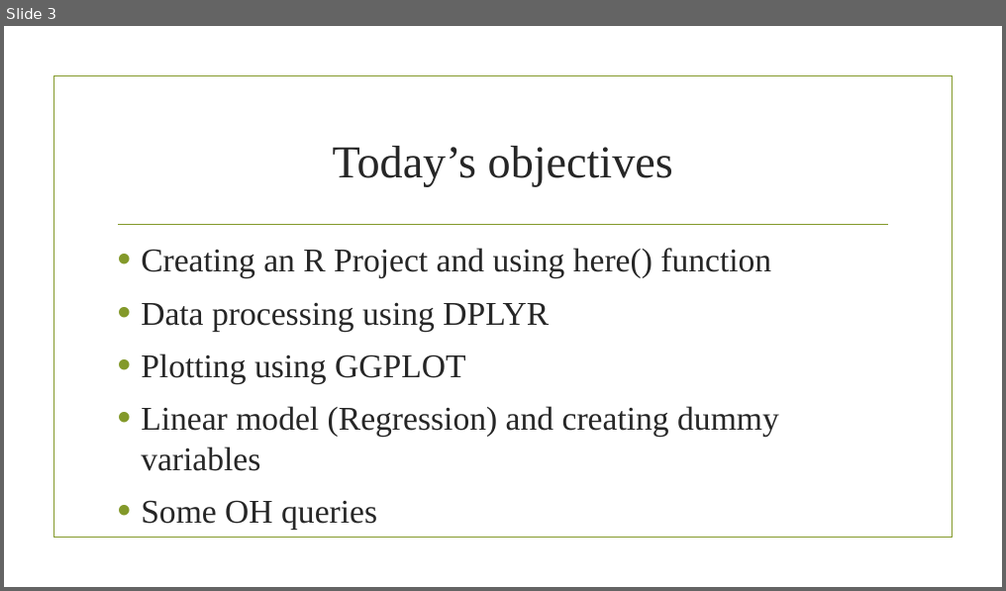
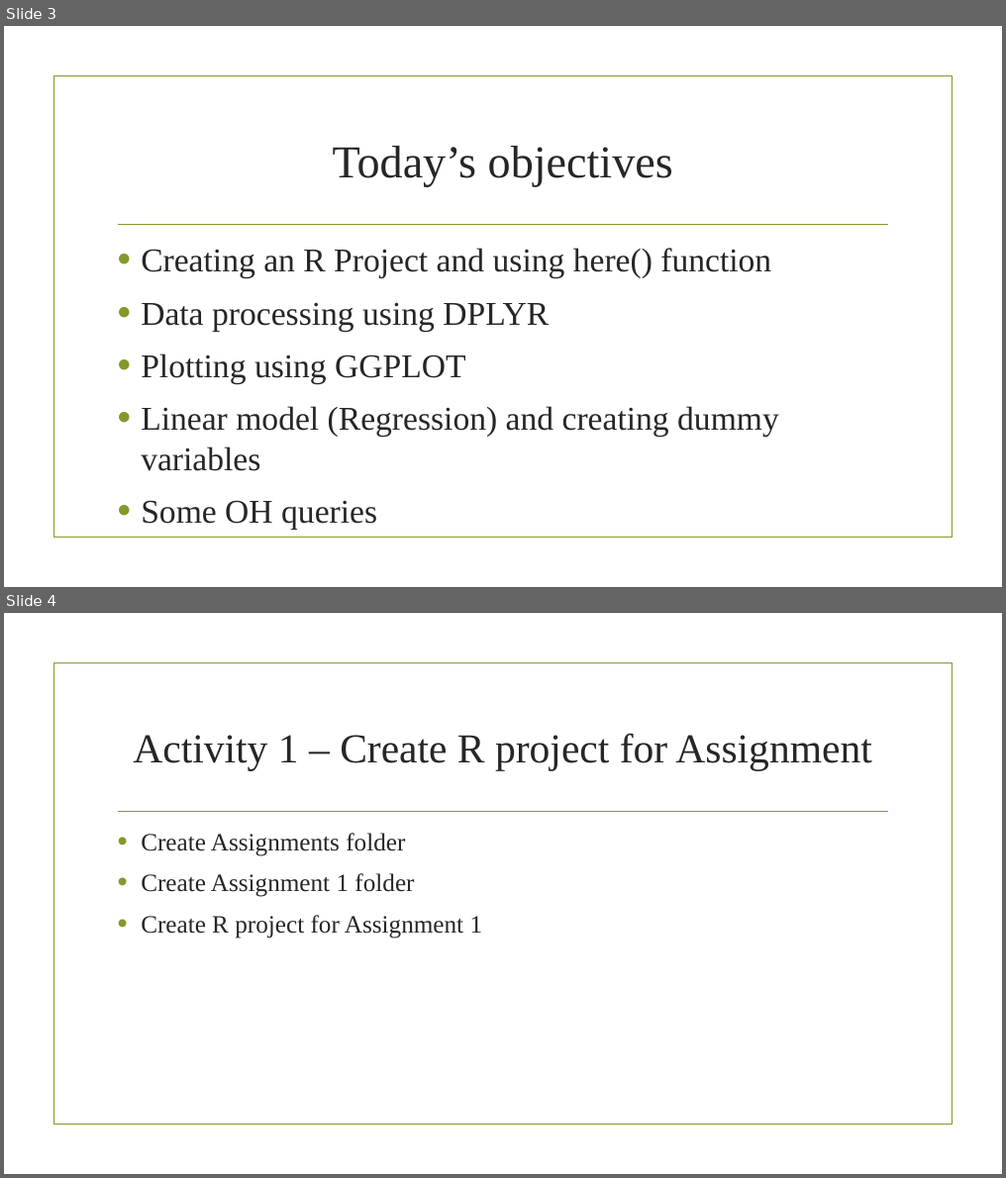
Before and after one commit to riyaeliza123/FRE-501-Labs, a slide deck: Lab 2/Lab 2.pptx. Shown one above the other, each under a label of ours: slide 3 before the commit, slides 3 and 4 after it. The pictures are 1006x591 and 1006x1178 pixels, drawn with LibreOffice and Linux fonts; fonts in the diff are those of the drawing; background and template pictures are left out. Boxes give left, top, right and bottom in pixels: in the first picture for what was removed or moved away, otherwise in the second. Text is boxed around its words. In the diff, an @@ line names an element or a change of style, - is before the commit and + after.

Commit message:
small changes in lab Rmd

```diff
--- a/Lab 2/Lab 2.pptx
+++ b/Lab 2/Lab 2.pptx
@@ slide 4 added at [4,613,1002,1174], background picture (left out); not listed: 2 template elements that a slide beside it also shows @@
@@ title added at [133,733,872,771], 39.6 pt, text #262626 @@
+Activity 1 – Create R project for Assignment
@@ text added at [141,833,483,939], 24 pt, text #262626 @@
+• Create Assignments folder
+• Create Assignment 1 folder
+• Create R project for Assignment 1
```
